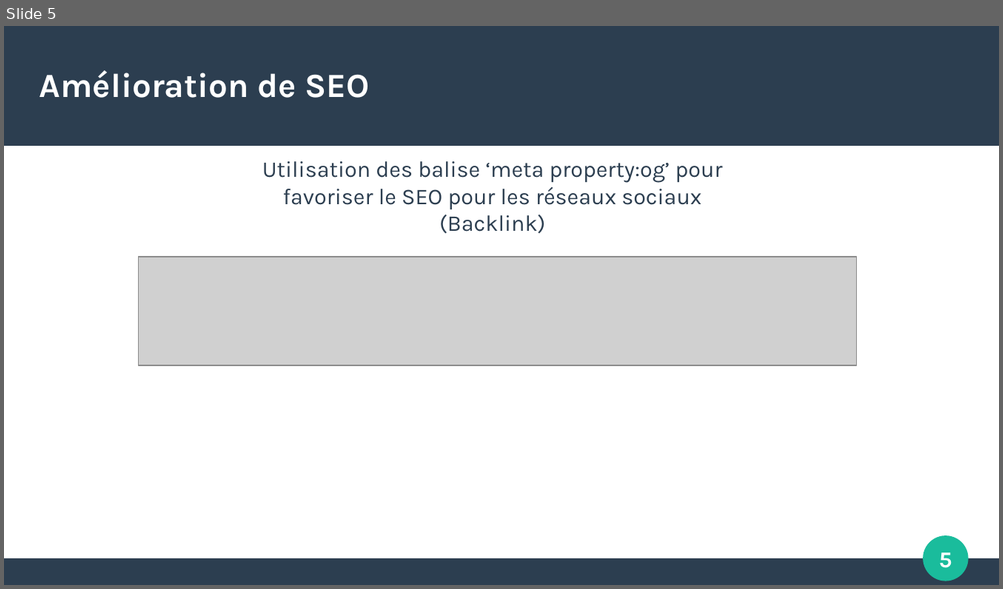
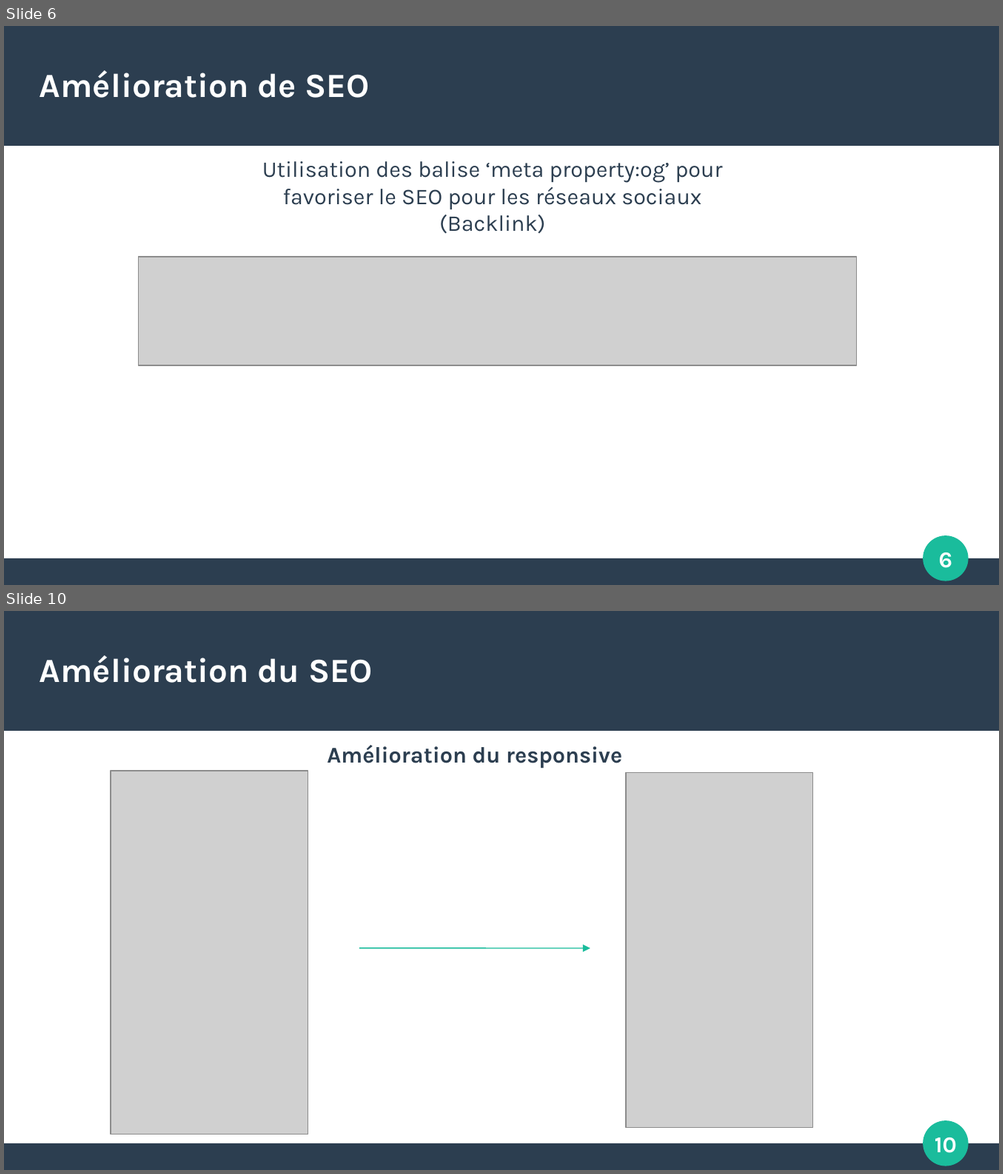
Before and after one commit to pigloo63/Projet4OPC, a slide deck: Docs/Rapport d'optimisation.odp. Shown one above the other, each under a label of ours: slide 5 before the commit, slides 6 and 10 after it; the slides between them are not shown. The pictures are 1003x589 and 1003x1174 pixels, drawn with LibreOffice and Linux fonts; fonts in the diff are those of the drawing; grey boxes stand for pictures. Boxes give left, top, right and bottom in pixels: in the first picture for what was removed or moved away, otherwise in the second. Text is boxed around its words. In the diff, an @@ line names an element or a change of style, - is before the commit and + after.

```diff
--- a/Docs/Rapport d'optimisation.odp
+++ b/Docs/Rapport d'optimisation.odp
@@ slide 10 added at bbox=[4, 611, 999, 1170], background #FFFFFF; not listed: 4 template elements that a slide beside it also shows @@
@@ title added at bbox=[40, 655, 373, 683], 27 pt, text #FFFFFF, bold @@
+Amélioration du SEO
@@ text added at bbox=[327, 745, 622, 769], 18 pt, text #2C3E50, bold @@
+Amélioration du responsive
@@ picture added at bbox=[111, 771, 308, 1134] @@
@@ picture added at bbox=[626, 772, 813, 1128] @@
@@ arrow added from (360, 948) to (591, 948), #1ABC9C 0.85 pt @@
@@ what was slide 5 is now slide 6 @@
@@ page number at bbox=[939, 553, 953, 568]: text changed @@
-5
+6
```
Also in this commit, not shown: 6 slides changed, 8 other slides added, 8 slides removed, 5 other files.
